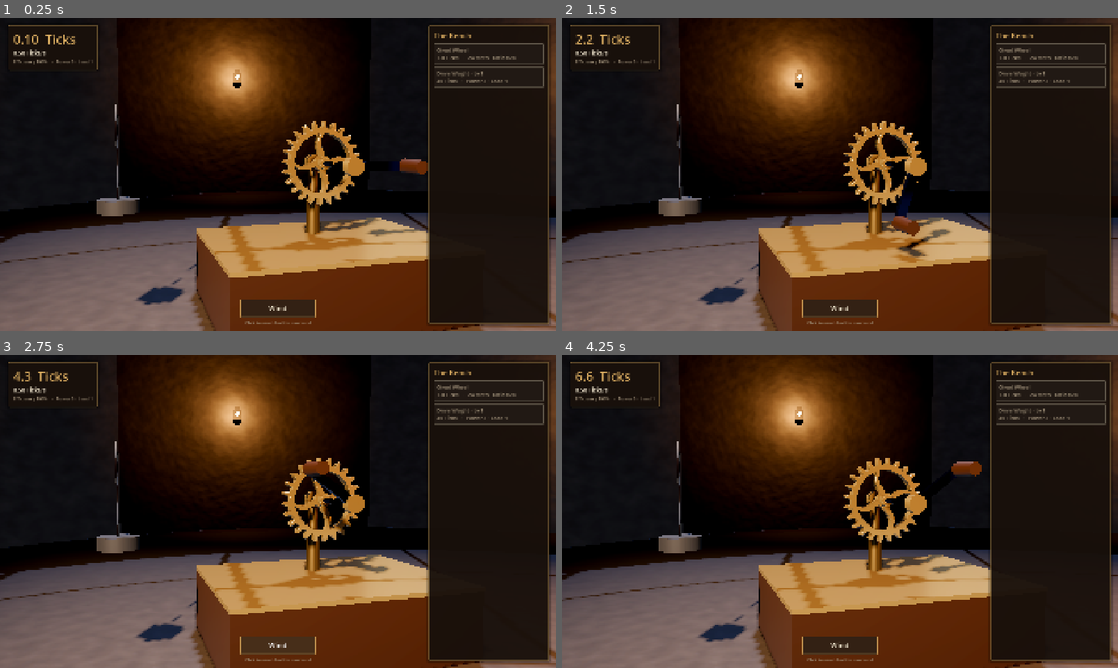
Above: before the commit, frames 1-4 (two rows, left to right).
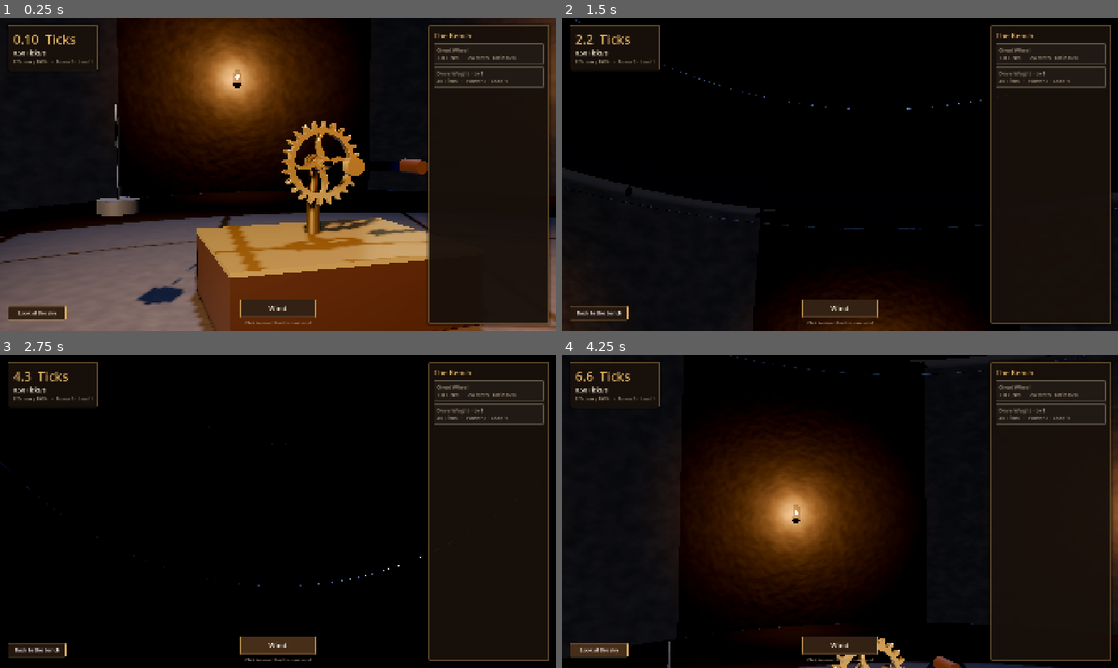
Above: after the commit, the same moments.

Repository: utrazin/claude-game
Game: Godot game, scene res://src/world/tower.tscn
The game is run twice, just before and just after one commit, with the same random seed, the same clock (stepped at 60 frames per second) and the same inputs.
Inputs (mouse positions are in pixels of both pictures, inside the frame that each line leads up to):
- Up to frame 1 (0.25 s): no input
- Up to frame 2 (1.5 s): click "Wind" at 0.5 s; click (600, 312) at 1.25 s, where only the run after the commit has a clickable "Look at the sky"
- Up to frame 3 (2.75 s): click "Wind" at 2 s
- Up to frame 4 (4.25 s): click "Wind" at 2.75 s; click (600, 649) at 3.5 s, where only the run after the commit has a clickable "Back to the bench"

The runs differ from the first frame. In frame 1, 0.8% of the frame differs, in the area x 1-68%, y 43-97%; in frame 2, 47%; in frame 3, 47%; in frame 4, 49%, in the area x 0-100%, y 0-100%.

Commit message:
feat: cúpula como carta celeste clicável e modo olhar o céu; registra crítica CRIT-01 e decisão D10
Co-Authored-By: Claude Opus 5.5 <noreply@anthropic.com>
Claude-Session: https://claude.ai/code/session_01JC2BVqEk32VJpHzPPiBupi

Diff:
--- a/game/i18n/strings.csv
+++ b/game/i18n/strings.csv
@@ -27,3 +27,5 @@
 OFFLINE_TITLE,While you were away,Enquanto você esteve fora
 OFFLINE_BODY,"The weight fell for %s. The Astrarium kept ticking.","O peso desceu por %s. O Astrarium continuou tiquetaqueando."
 GREAT_YEAR,Complete the Great Year,Completar o Grande Ano
+LOOK_UP,Look at the sky,Olhar o céu
+LOOK_DOWN,Back to the bench,Voltar à bancada
--- a/game/src/ui/hud.gd
+++ b/game/src/ui/hud.gd
@@ -4,6 +4,7 @@
 
 signal wind_pressed
 signal wind_hold(holding: bool)
+signal look_up(up: bool)
 
 var eco: Economy
 var lbl_ticks: Label
@@ -51,6 +52,12 @@
 	var hint := _label(tr("WIND_HINT"), 15, C_DIM); hint.set_anchors_preset(Control.PRESET_CENTER_BOTTOM)
 	hint.offset_left = -200; hint.offset_right = 200; hint.offset_top = -40; hint.offset_bottom = -16
 	hint.horizontal_alignment = HORIZONTAL_ALIGNMENT_CENTER; root.add_child(hint)
+	var sky := Button.new(); sky.toggle_mode = true; sky.text = tr("LOOK_UP")
+	sky.custom_minimum_size = Vector2(200, 48); _style_button(sky, 18)
+	sky.set_anchors_preset(Control.PRESET_BOTTOM_LEFT)
+	sky.offset_left = 28; sky.offset_right = 228; sky.offset_top = -86; sky.offset_bottom = -38
+	sky.toggled.connect(func(on): look_up.emit(on); sky.text = tr("LOOK_DOWN") if on else tr("LOOK_UP"))
+	root.add_child(sky)
 	eco.changed.connect(_refresh_shop)
 	Game.offline_report.connect(_show_offline)
 	_refresh_shop()
--- a/game/src/world/orbit_camera.gd
+++ b/game/src/world/orbit_camera.gd
@@ -9,9 +9,27 @@
 var _t_target := Vector3.ZERO
 var _t_distance := 3.0
 var _dragging := false
+var _pitch_vis := deg_to_rad(4.0)
 var min_distance := 2.5
 var max_distance := 14.0
 var auto_frame := true
+var _looking_up := false
+var _saved := {}
+
+
+## Toggle the "look at the sky" framing (P3 in the GDD).
+func look_up(up: bool) -> void:
+	if up == _looking_up:
+		return
+	_looking_up = up
+	if up:
+		_saved = {"t": _t_target, "d": _t_distance, "p": pitch, "y": yaw}
+		_t_target = Vector3(0, 9.6, -2.5); _t_distance = 6.5
+		pitch = deg_to_rad(-55.0); yaw = 0.0
+		auto_frame = false
+	else:
+		_t_target = _saved.t; _t_distance = _saved.d; pitch = _saved.p; yaw = _saved.y
+		auto_frame = true
 
 
 func frame(box: AABB) -> void:
@@ -34,14 +52,15 @@
 	elif event is InputEventMouseMotion and _dragging:
 		var mm := event as InputEventMouseMotion
 		yaw -= mm.relative.x * 0.005
-		pitch = clampf(pitch + mm.relative.y * 0.004, deg_to_rad(-25), deg_to_rad(60))
+		pitch = clampf(pitch + mm.relative.y * 0.004, deg_to_rad(-70), deg_to_rad(60))
 
 
 func _process(delta: float) -> void:
 	var k := 1.0 - exp(-3.0 * delta)
 	target = target.lerp(_t_target, k)
 	distance = lerpf(distance, _t_distance, k)
-	var dir := Vector3(sin(yaw) * cos(pitch), sin(pitch), cos(yaw) * cos(pitch))
+	var p := lerp_angle(_pitch_vis, pitch, k); _pitch_vis = p
+	var dir := Vector3(sin(yaw) * cos(p), sin(p), cos(yaw) * cos(p))
 	global_position = target + dir * distance
 	look_at(target, Vector3.UP)
 
--- a/game/src/world/room.gd
+++ b/game/src/world/room.gd
@@ -77,7 +77,7 @@
 	sm.radius = RADIUS; sm.height = RADIUS; sm.is_hemisphere = true; sm.radial_segments = 96; sm.rings = 32
 	glass.mesh = sm; glass.position.y = WALL_H
 	var gm := StandardMaterial3D.new(); gm.transparency = BaseMaterial3D.TRANSPARENCY_ALPHA
-	gm.albedo_color = Color(0.35, 0.45, 0.6, 0.10); gm.roughness = 0.05; gm.metallic = 0.2
+	gm.albedo_color = Color(0.35, 0.45, 0.6, 0.035); gm.roughness = 0.05; gm.metallic = 0.2
 	gm.cull_mode = BaseMaterial3D.CULL_DISABLED
 	glass.material_override = gm; glass.cast_shadow = GeometryInstance3D.SHADOW_CASTING_SETTING_OFF
 	add_child(glass)
--- /dev/null
+++ b/game/src/world/sky_chart.gd
@@ -0,0 +1,92 @@
+class_name SkyChart
+extends Node3D
+## The dome is the upgrade tree (pillar "the world is the dial"). Each star of the first
+## constellation, "The Key" (Clavis), is a purchasable node; lit stars are joined by gold lines.
+## A star can be lit only if it is adjacent to an already lit star (or is the root).
+
+const DOME_R := 6.3
+## (azimuth°, elevation°) of each star, original constellation shaped like a winding key.
+const STARS := [[-20, 58], [-8, 63], [6, 61], [14, 54], [-2, 70], [-14, 74], [20, 67]]
+const EDGES := [[0, 1], [1, 2], [2, 3], [1, 4], [4, 5], [2, 6]]
+
+var eco: Economy
+var base_y := 5.5
+var nodes: Array[MeshInstance3D] = []
+var lines: Array[MeshInstance3D] = []
+var _lit_m: StandardMaterial3D
+var _dim_m: StandardMaterial3D
+var _avail_m: StandardMaterial3D
+var _line_m: StandardMaterial3D
+
+
+func setup(e: Economy, y: float) -> void:
+	eco = e; base_y = y
+	_lit_m = _emit(Color(1.0, 0.86, 0.55), 9.0)
+	_avail_m = _emit(Color(0.7, 0.78, 1.0), 2.5)
+	_dim_m = _emit(Color(0.4, 0.45, 0.6), 0.4)
+	_line_m = _emit(Color(0.95, 0.75, 0.4), 2.2)
+	for i in STARS.size():
+		var mi := MeshInstance3D.new(); var sm := SphereMesh.new(); sm.radius = 0.045; sm.height = 0.09
+		mi.mesh = sm; mi.position = _pos(i); add_child(mi); nodes.append(mi)
+		var area := Area3D.new(); var cs := CollisionShape3D.new(); var sp := SphereShape3D.new(); sp.radius = 0.35
+		cs.shape = sp; area.add_child(cs); mi.add_child(area)
+		area.input_event.connect(_on_star_input.bind(i))
+	for ed in EDGES:
+		var a := _pos(ed[0]); var b := _pos(ed[1])
+		var ln := MeshInstance3D.new(); var bx := BoxMesh.new(); bx.size = Vector3(0.018, 0.018, a.distance_to(b) - 0.2)
+		ln.mesh = bx; ln.material_override = _line_m; add_child(ln)
+		ln.look_at_from_position((a + b) * 0.5, b, Vector3.UP); lines.append(ln)
+	eco.changed.connect(refresh)
+	refresh()
+
+
+func _emit(c: Color, energy: float) -> StandardMaterial3D:
+	var m := StandardMaterial3D.new(); m.shading_mode = BaseMaterial3D.SHADING_MODE_UNSHADED
+	m.albedo_color = c * energy * 0.25
+	m.emission_enabled = true; m.emission = c; m.emission_energy_multiplier = energy
+	return m
+
+
+func _pos(i: int) -> Vector3:
+	var az := deg_to_rad(STARS[i][0]); var el := deg_to_rad(STARS[i][1])
+	return Vector3(sin(az) * cos(el), sin(el), -cos(az) * cos(el)) * DOME_R + Vector3(0, base_y, 0)
+
+
+## Star i is "lit" if i < eco.stars mapped through a deterministic unlock order (tree walk).
+func order() -> Array:
+	return [0, 1, 2, 4, 3, 5, 6]
+
+
+func lit(i: int) -> bool:
+	var size: int = eco.bal.stars.constellation_size
+	return order().find(i) < eco.stars % (size + 1) or eco.stars >= size
+
+
+func next_star() -> int:
+	return order()[eco.stars] if eco.stars < STARS.size() else -1
+
+
+func refresh() -> void:
+	var nxt := next_star()
+	var can: bool = eco.star_option().available
+	for i in nodes.size():
+		var m := _dim_m
+		if lit(i): m = _lit_m
+		elif i == nxt and can: m = _avail_m
+		nodes[i].material_override = m
+		nodes[i].scale = Vector3.ONE * (1.6 if lit(i) else (1.25 if i == nxt and can else 0.8))
+	for k in EDGES.size():
+		lines[k].visible = lit(EDGES[k][0]) and lit(EDGES[k][1])
+
+
+func _on_star_input(_cam: Node, event: InputEvent, _pos3: Vector3, _n: Vector3, _shape: int, i: int) -> void:
+	if event is InputEventMouseButton and event.pressed and event.button_index == MOUSE_BUTTON_LEFT:
+		if i == next_star():
+			eco.buy(eco.star_option())
+
+
+func _process(_d: float) -> void:
+	var t := Time.get_ticks_msec() * 0.001
+	var nxt := next_star()
+	if nxt >= 0 and nxt < nodes.size() and not lit(nxt):
+		nodes[nxt].scale = Vector3.ONE * (1.15 + 0.15 * sin(t * 3.0))
--- a/game/src/world/tower.gd
+++ b/game/src/world/tower.gd
@@ -9,6 +9,7 @@
 var weight: Node3D
 var room: Room
 var comps: Complications
+var sky_chart: SkyChart
 var _awake := 0.0
 var sky_mat: ShaderMaterial
 var _crank_spin := 0.0
@@ -27,11 +28,14 @@
 	mech.setup(eco)
 	cam.snap()
 	comps = Complications.new(); comps.name = "Complications"; add_child(comps); comps.setup(eco, mech)
+	sky_chart = SkyChart.new(); sky_chart.name = "SkyChart"; add_child(sky_chart); sky_chart.setup(eco, Room.WALL_H)
+	get_viewport().physics_object_picking = true
 	_build_crank()
 	_build_weight()
 	var hud := preload("res://src/ui/hud.gd").new(); hud.name = "HUD"; add_child(hud)
 	hud.wind_pressed.connect(_on_wind)
 	hud.wind_hold.connect(func(h): _holding = h)
+	hud.look_up.connect(func(up): cam.look_up(up))
 
 
 func _build_environment() -> void:
@@ -48,7 +52,7 @@
 	env.ssao_enabled = true; env.ssao_radius = 0.6; env.ssao_intensity = 1.6
 	env.ssil_enabled = true
 	env.glow_enabled = true; env.glow_intensity = 0.25; env.glow_hdr_threshold = 1.4
-	env.fog_enabled = true; env.fog_density = 0.012; env.fog_light_color = Color(0.12, 0.1, 0.12)
+	env.fog_enabled = true; env.fog_density = 0.012; env.fog_light_color = Color(0.12, 0.1, 0.12); env.fog_sky_affect = 0.0
 	env.adjustment_enabled = true; env.adjustment_saturation = 1.05; env.adjustment_contrast = 1.06
 	var we := WorldEnvironment.new(); we.environment = env; add_child(we)
 	var probe := ReflectionProbe.new(); probe.name = "RoomProbe"; probe.size = Vector3(12, 8, 12)
--- a/game/tests/screenshot.gd
+++ b/game/tests/screenshot.gd
@@ -14,6 +14,9 @@
 		Game.eco.from_dict(d)
 		Game.eco.purchased.emit("load", "")
 		Game.eco.changed.emit()
+	if args.has("lookup"):
+		await get_tree().create_timer(0.3).timeout
+		get_tree().current_scene.cam.look_up(true)
 	await get_tree().create_timer(float(args.get("wait", "2.0"))).timeout
 	await RenderingServer.frame_post_draw
 	get_viewport().get_texture().get_image().save_png(args.shot)
Binary file changed: game/i18n/strings.en.translation
Binary file changed: game/i18n/strings.pt_BR.translation
Not shown, added: game/src/world/sky_chart.gd.uid
Not shown, added: docs/design/CRIT-01-gdd-v0.1.md
Not shown, changed: docs/production/BACKLOG.md
Not shown, changed: docs/production/DECISIONS.md
